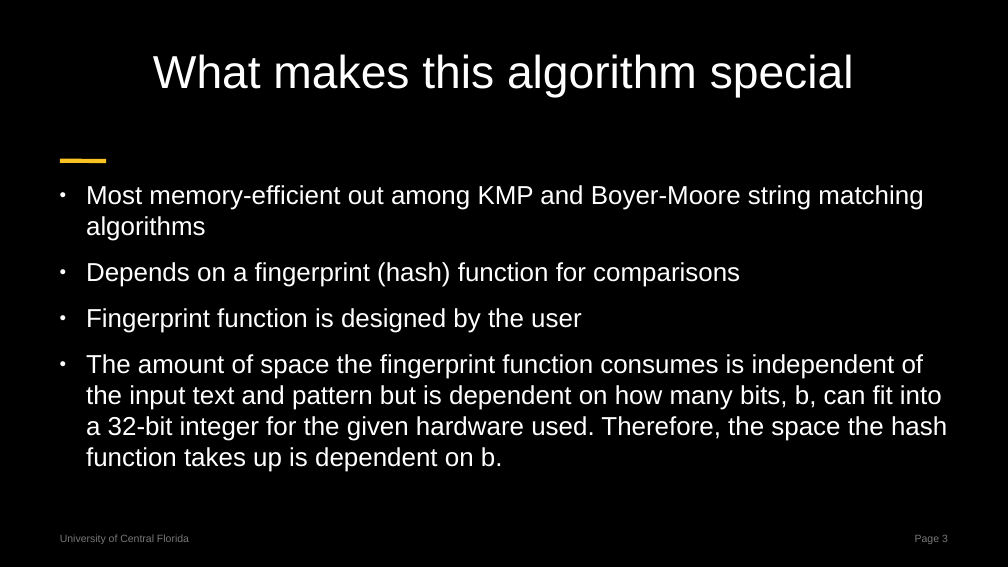
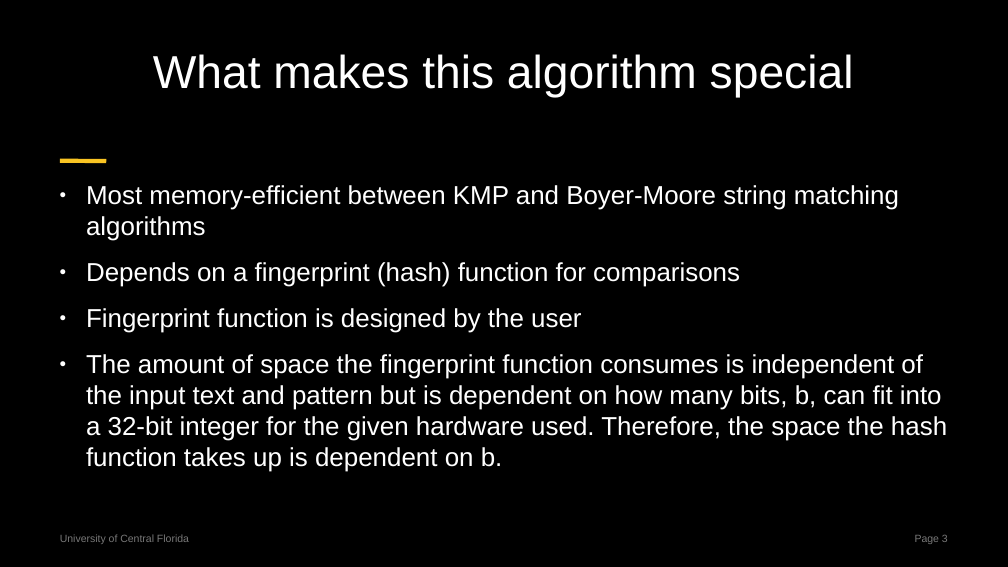
Before and after one commit to centuryhopper/Fall2022CourseContents, a slide deck: slide 3 of CAP6515/paper_presentation_files/rabin-karp-presentation.pptx. Drawn at 1008x567 pixels with LibreOffice and Linux fonts; fonts in the diff are those of the drawing. Boxes give left, top, right and bottom in pixels: in the first picture for what was removed or moved away, otherwise in the second. Text is boxed around its words. In the diff, an @@ line names an element or a change of style, - is before the commit and + after.

```diff
--- a/CAP6515/paper_presentation_files/rabin-karp-presentation.pptx
+++ b/CAP6515/paper_presentation_files/rabin-karp-presentation.pptx
@@ text at (x1=86, y1=185, x2=899, y2=241): text changed @@
-● Most memory-efficient out among KMP and Boyer-Moore string matching algorithms
+● Most memory-efficient between KMP and Boyer-Moore string matching algorithms
```
Also in this commit, not shown: 3 other slides changed.
